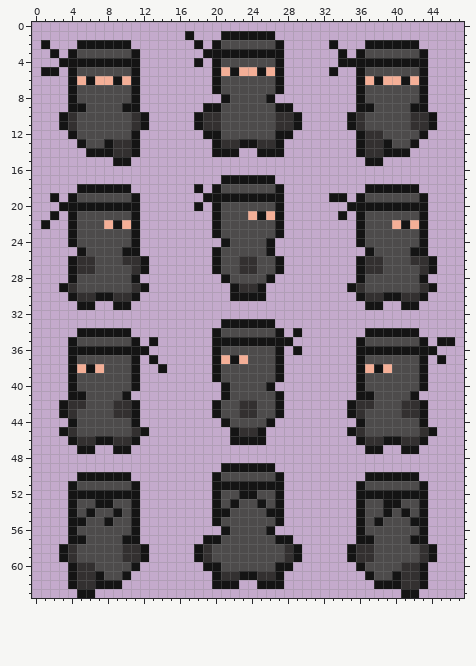
Two versions of one pixel-art sprite, src/assets/ninja.png. The first picture shows the starting point.
The file is 48x64 pixels.
The result:
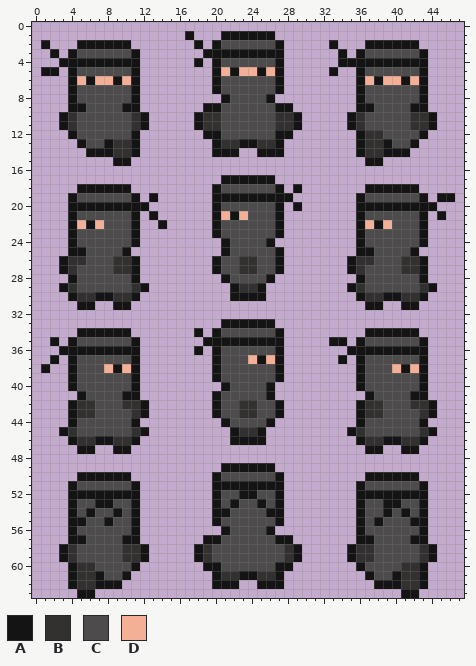
Palette (. is transparent): A #141414  B #333030  C #4d4b4b  D #f4af97
Change:
Changed rows in their new state; - is an unchanged pixel.
first column x 1:
18 -----------------.----------A-----------------
19 -.----------A-----.--------A----..----------AA
20 --.--------A-----.----------A-----.--------A--
21 -.----------A-------DADCCC-------.----------A-
22 .---DADCCC---A----------------------DADCCC----
25 ---A------.--------.A----CA--------A------.---
26 --AB-C--B-A.----------------------AB-C--B-A.--
27 --ABCC--BBA.----------------------ABCC--BBA.--
first column x 1:
34 -----------------A----------.-----------------
35 -A----------.-----A--------.----AA----------..
36 --A--------.-----A----------.-----A--------.--
37 -A----------.-------CCCDAD-------A----------.-
38 A---CCCDAD---.----------------------CCCDAD----
41 ---.------A--------AC----A.--------.------A---
42 --.A-B--C-BA----------------------.A-B--C-BA--
43 --.ABB--CCBA----------------------.ABB--CCBA--
